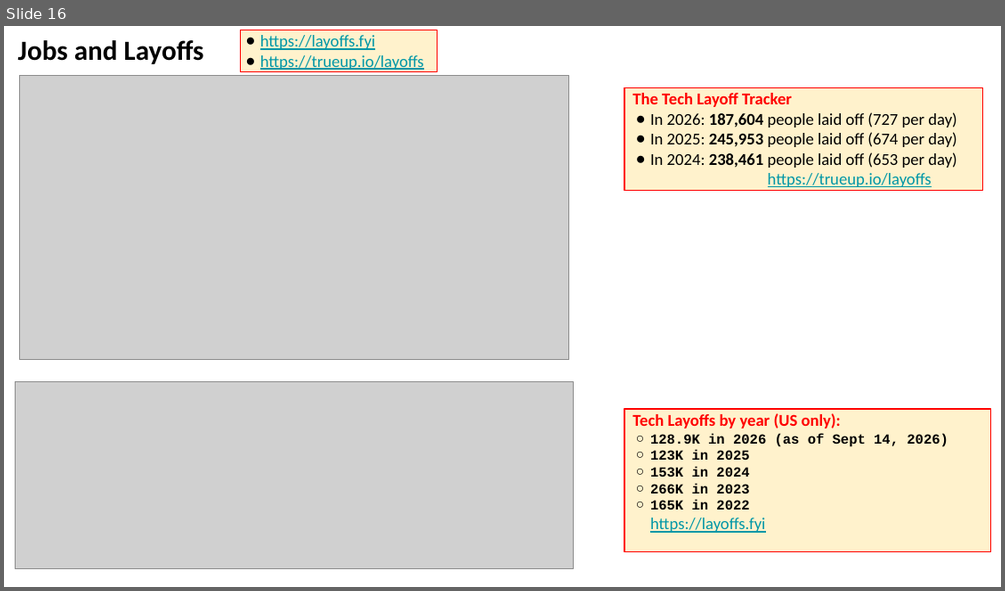
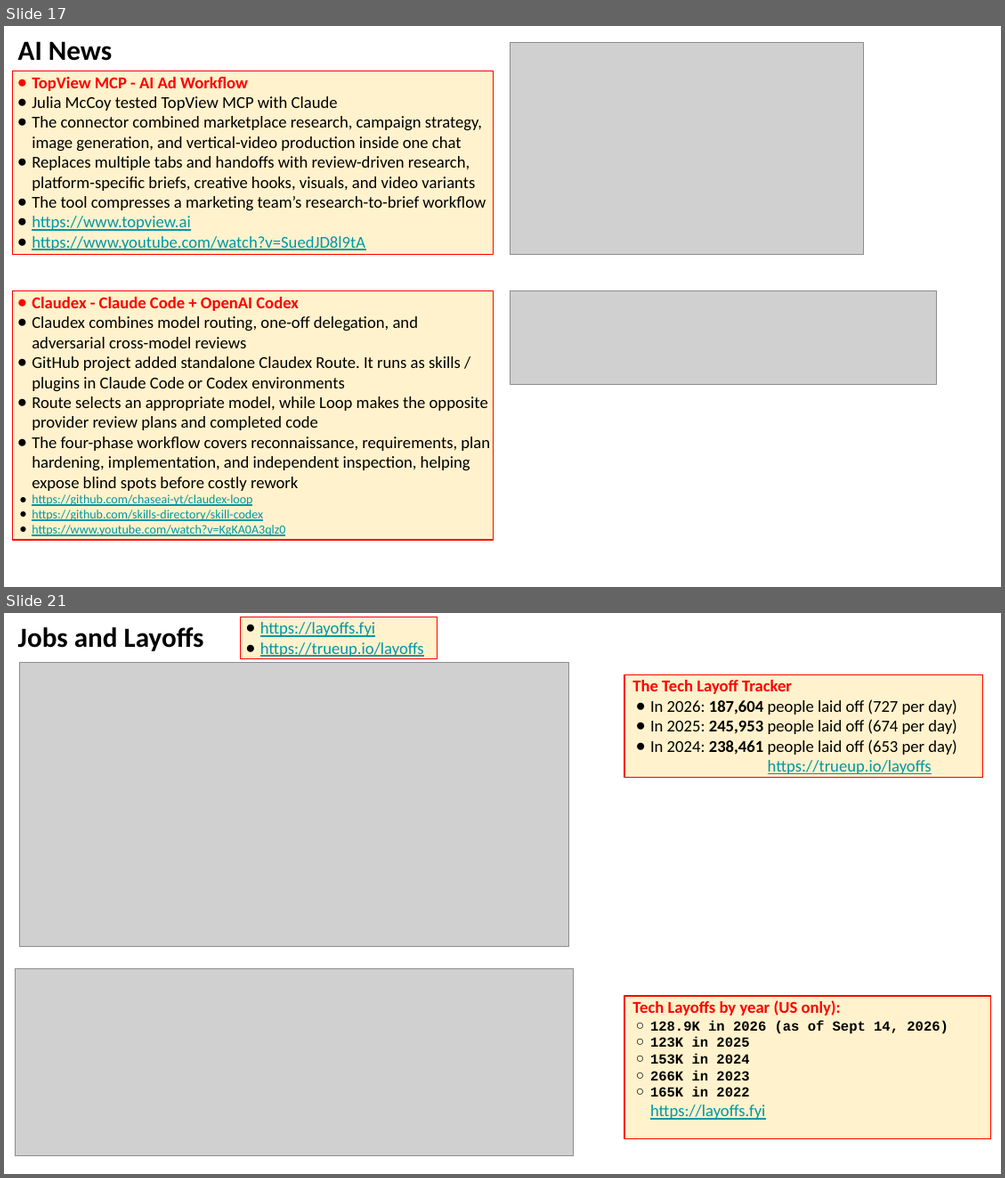
Before and after one commit to lselector/seminar, a slide deck: 2026/2026-09-18-AI-News.pptx. Shown one above the other, each under a label of ours: slide 16 before the commit, slides 17 and 21 after it; the slides between them are not shown. The pictures are 1005x591 and 1005x1178 pixels, drawn with LibreOffice and Linux fonts; fonts in the diff are those of the drawing; grey boxes stand for pictures. Boxes give left, top, right and bottom in pixels: in the first picture for what was removed or moved away, otherwise in the second. Text is boxed around its words. In the diff, an @@ line names an element or a change of style, - is before the commit and + after.

```diff
--- a/2026/2026-09-18-AI-News.pptx
+++ b/2026/2026-09-18-AI-News.pptx
@@ slide 17 added at (x1=4, y1=26, x2=1001, y2=587), background #FFFFFF @@
@@ text added at (x1=18, y1=41, x2=113, y2=61), 20 pt, text #000000, bold @@
+AI News
@@ picture added at (x1=510, y1=43, x2=863, y2=254) @@
@@ rectangle added at (x1=12, y1=70, x2=493, y2=254), fill #FFF2CC, outline #FF0000 0.75 pt, 12 pt, text #000000 @@
+● TopView MCP - AI Ad Workflow
+● Julia McCoy tested TopView MCP with Claude
+● The connector combined marketplace research, campaign strategy, image generation, and vertical-video production inside one chat
+● Replaces multiple tabs and handoffs with review-driven research, platform-specific briefs, creative hooks, visuals, and video variants
+● The tool compresses a marketing team’s research-to-brief workflow
+● https://www.topview.ai
+● https://www.youtube.com/watch?v=SuedJD8l9tA
@@ rectangle added at (x1=12, y1=291, x2=493, y2=540), fill #FFF2CC, outline #FF0000 0.75 pt, 12 pt, text #000000 @@
+● Claudex - Claude Code + OpenAI Codex
+● Claudex combines model routing, one-off delegation, and adversarial cross-model reviews
+● GitHub project added standalone Claudex Route. It runs as skills / plugins in Claude Code or Codex environments
+● Route selects an appropriate model, while Loop makes the opposite provider review plans and completed code
+● The four-phase workflow covers reconnaissance, requirements, plan hardening, implementation, and independent inspection, helping expose blind spots before costly rework
+● https://github.com/chaseai-yt/claudex-loop
+● https://github.com/skills-directory/skill-codex
+● https://www.youtube.com/watch?v=KgKA0A3qlz0
@@ picture added at (x1=510, y1=291, x2=936, y2=385) @@
@@ what was slide 16 is now slide 21 @@
```
Also in this commit, not shown: 3 slides changed, 8 other slides added.
